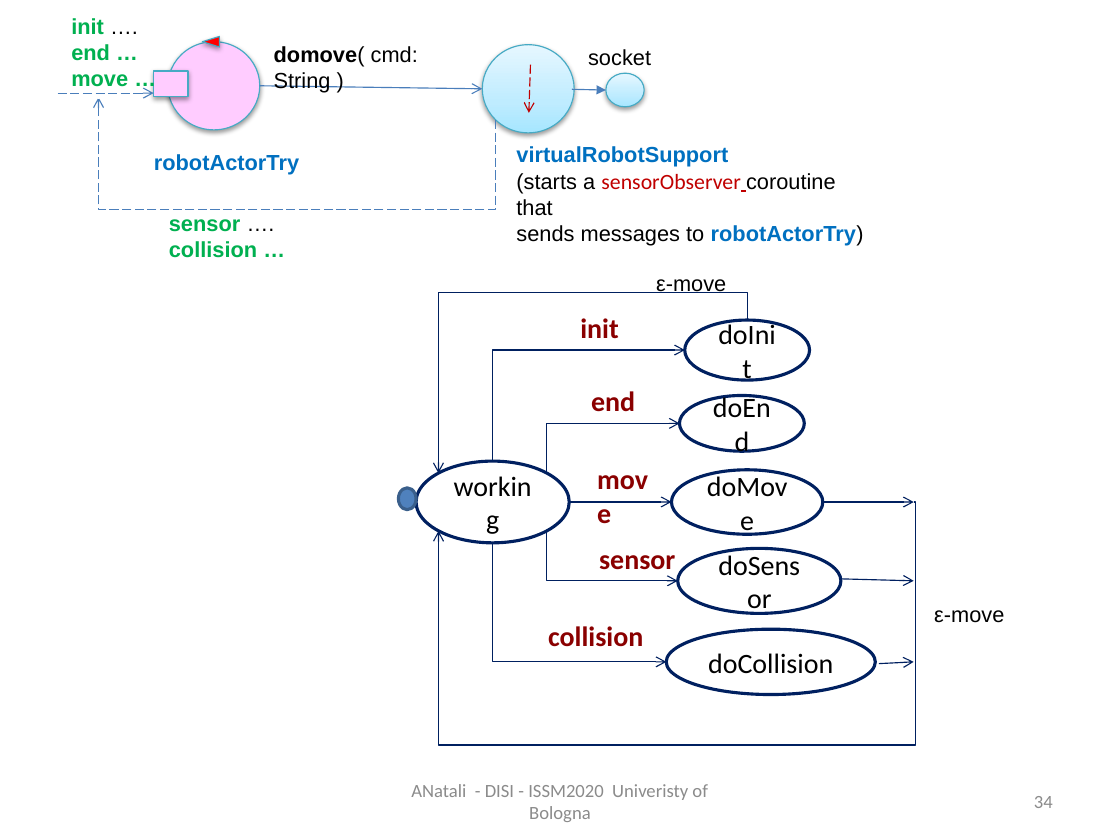
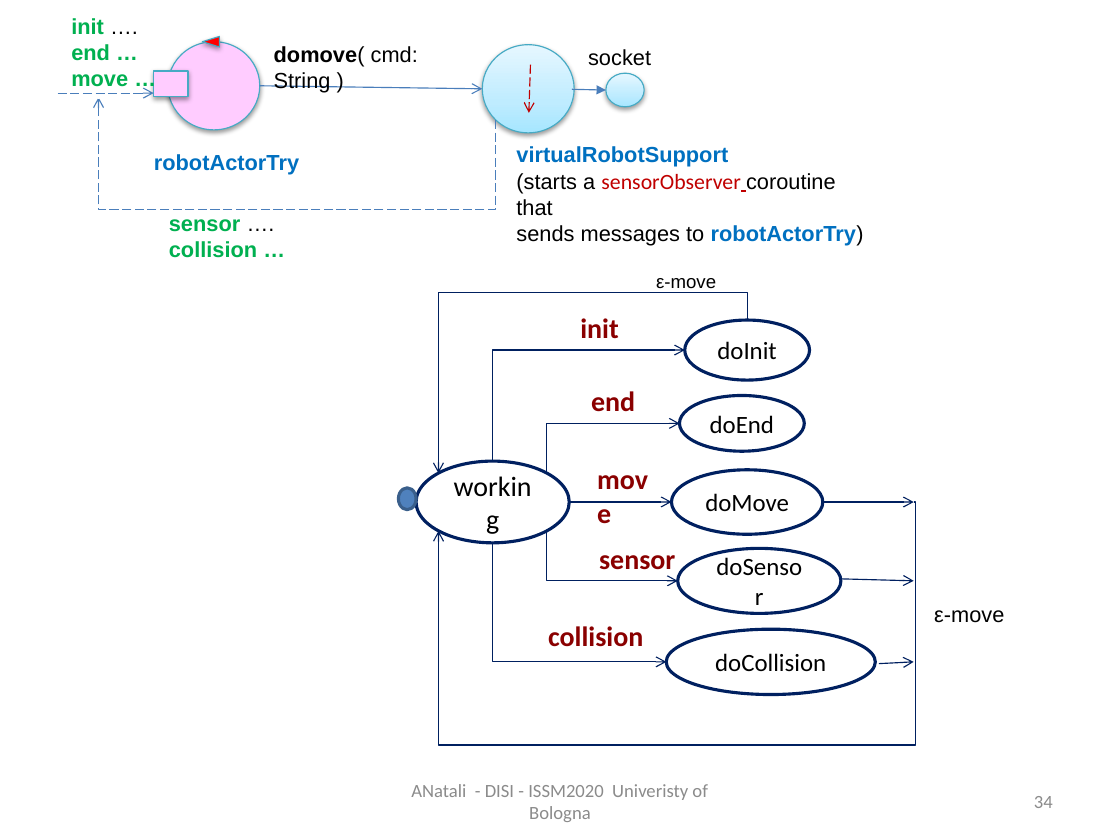
Before and after one commit to anatali/iss2020LabBo, a slide deck: slide 34 of it.unibo.issLabStart/userDocs/ISSM2020.pptx. Drawn at 1120x840 pixels with LibreOffice and Linux fonts; fonts in the diff are those of the drawing. Boxes give left, top, right and bottom in pixels: in the first picture for what was removed or moved away, otherwise in the second. Text is boxed around its words. In the diff, an @@ line names an element or a change of style, - is before the commit and + after.

```diff
--- a/it.unibo.issLabStart/userDocs/ISSM2020.pptx
+++ b/it.unibo.issLabStart/userDocs/ISSM2020.pptx
@@ text "ε-move" at bbox=[656, 278, 716, 293]: size 14 to 12 pt @@
@@ size 18 to 16 pt in 5 elements at bbox=[684, 320, 809, 381], bbox=[680, 395, 804, 451], bbox=[678, 549, 841, 614], bbox=[666, 629, 876, 694], bbox=[672, 469, 823, 534] @@
```
Also in this commit, not shown: 3 other slides changed, 1 slide added, 49 other files.
